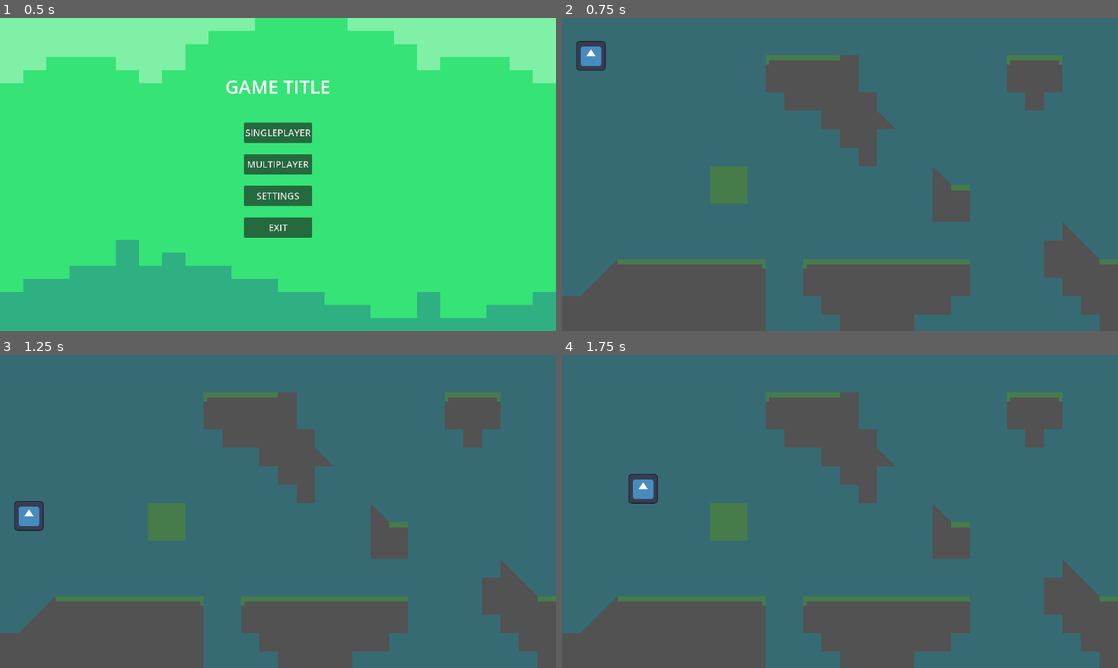
Above: before the commit, frames 1-4 (two rows, left to right).
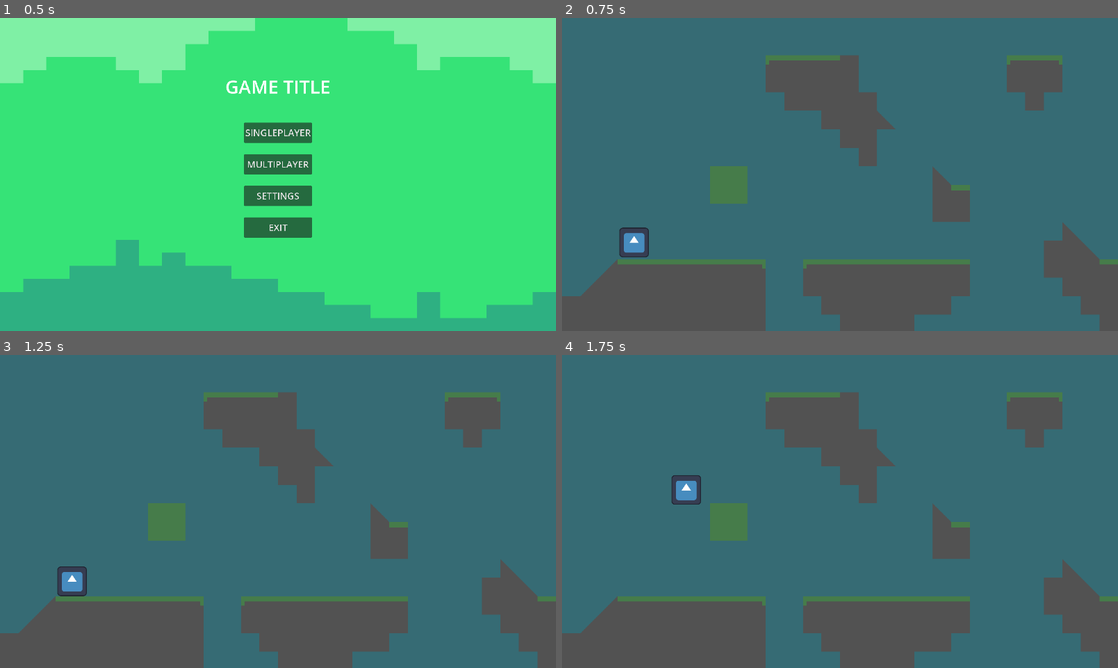
Above: after the commit, the same moments.

Repository: RealityGalaxy/Varis
Game: Godot game, scene res://scenes/main_menu.tscn
Same seed, same stepped clock (60 frames per second), same inputs: the game is played once before the commit and once after it. The engine's default icon, where the game draws it, is replaced by a stand-in: a white triangle on a blue panel in a dark square.
Inputs:
- Up to frame 1 (0.5 s): no input
- Up to frame 2 (0.75 s): click "SINGLEPLAYER" at 0.5 s
- Up to frame 3 (1.25 s): no input
- Up to frame 4 (1.75 s): hold Right (right) from 1.28 s (still down); tap Up (up) at 1.35, 1.52 s

Frame 1 is identical in both runs. In frame 2, 1.0% of the frame differs, in the area x 2-16%, y 7-77%; in frame 3, 1.0%; in frame 4, 1.0%.
Error after the commit: Parse Error: Identifier "Steam" not declared in the current scope. (res://scripts/Steam.gd:7)

Commit message:
VL-29 Improvements
Set steam script as global for expandability, added 2 spawn points for now and made hitting esc key take us back to main menu

Diff:
--- a/Varis/project.godot
+++ b/Varis/project.godot
@@ -14,6 +14,10 @@
 run/main_scene="res://scenes/main_menu.tscn"
 config/features=PackedStringArray("4.2", "Mobile")
 config/icon="res://icon.svg"
+
+[autoload]
+
+GlobalSteam="*res://scripts/Steam.gd"
 
 [display]
 
--- a/Varis/scenes/level.tscn
+++ b/Varis/scenes/level.tscn
@@ -61,6 +61,14 @@
 position = Vector2(2326, 225)
 scale = Vector2(10, 110)
 
+[node name="SpawnPoints" type="Node2D" parent="."]
+
+[node name="0" type="Node2D" parent="SpawnPoints" groups=["PlayerSpawnPoint"]]
+position = Vector2(249, 744)
+
+[node name="1" type="Node2D" parent="SpawnPoints" groups=["PlayerSpawnPoint"]]
+position = Vector2(1763, 637)
+
 [node name="MultiplayerSpawner" type="MultiplayerSpawner" parent="."]
 spawn_path = NodePath(".")
 script = ExtResource("3_lyedi")
--- a/Varis/scenes/multiplayerScreen.tscn
+++ b/Varis/scenes/multiplayerScreen.tscn
@@ -1,8 +1,7 @@
-[gd_scene load_steps=4 format=3 uid="uid://be6txqjmunieg"]
+[gd_scene load_steps=3 format=3 uid="uid://be6txqjmunieg"]
 
 [ext_resource type="Script" path="res://scripts/multiplayerScreen.gd" id="1_raoo1"]
 [ext_resource type="Texture2D" uid="uid://crdip2y5gklpt" path="res://graphics/placeholder/tile_0014.png" id="2_brpcw"]
-[ext_resource type="Script" path="res://scripts/Steam.gd" id="3_7ujq4"]
 
 [node name="multiplayerScreen" type="Node2D"]
 script = ExtResource("1_raoo1")
@@ -33,13 +32,6 @@
 
 [node name="Separator" type="Control" parent="MarginContainer/VBoxContainer"]
 layout_mode = 2
-
-[node name="Title" type="Label" parent="MarginContainer/VBoxContainer"]
-layout_mode = 2
-theme_override_font_sizes/font_size = 64
-text = "GAME TITLE"
-horizontal_alignment = 1
-vertical_alignment = 1
 
 [node name="HBoxContainer" type="HBoxContainer" parent="MarginContainer"]
 layout_mode = 2
@@ -85,9 +77,6 @@
 [node name="Lobbies" type="VBoxContainer" parent="MarginContainer/PopupPanel/LobbyScrollContainer"]
 layout_mode = 2
 
-[node name="Steam" type="Node" parent="."]
-script = ExtResource("3_7ujq4")
-
 [node name="MultiplayerSpawner" type="MultiplayerSpawner" parent="."]
 spawn_path = NodePath("..")
 spawn_limit = 6
--- a/Varis/scripts/MultiplayerSpawner.gd
+++ b/Varis/scripts/MultiplayerSpawner.gd
@@ -2,19 +2,34 @@
 
 @export var playerScene : PackedScene
 # Called when the node enters the scene tree for the first time.
+var index = 0
 func _ready():
 	spawn_function = spawnPlayer
 	if is_multiplayer_authority():
 		spawn(1)
+
 		multiplayer.peer_connected.connect(spawn)
 		multiplayer.peer_disconnected.connect(removePlayer)
 
 var players = {}
 
 func spawnPlayer(data):
+
+
 	var player = playerScene.instantiate()
+
+	for spawnpoint in get_tree().get_nodes_in_group("PlayerSpawnPoint"):
+		if spawnpoint.name == str(index):
+			player.global_position = spawnpoint.global_position
+	index += 1;
+
 	player.set_multiplayer_authority(data)
 	players[data] = player
+
+
+
+
+
 	return player
 
 func removePlayer(data):
--- a/Varis/scripts/Steam.gd
+++ b/Varis/scripts/Steam.gd
@@ -11,7 +11,6 @@
 func _process(delta):
 	Steam.run_callbacks()
 
-
 func _input(event):
 		if Input.is_action_just_pressed("esc"):
-			get_tree().quit()
+			get_tree().change_scene_to_file("res://scenes/main_menu.tscn")
--- a/Varis/scripts/multiplayerScreen.gd
+++ b/Varis/scripts/multiplayerScreen.gd
@@ -19,8 +19,8 @@
 	peer.create_lobby(SteamMultiplayerPeer.LOBBY_TYPE_PUBLIC)
 	multiplayer.multiplayer_peer = peer
 	multiplayerSpawner.spawn("res://scenes/level.tscn")
-	$Background.hide()
-	$MarginContainer.hide()
+	$Background.queue_free()
+	$MarginContainer.queue_free()
 
 
 func _on_lobby_created(connect, id):
@@ -35,9 +35,9 @@
 	peer.connect_lobby(id)
 	multiplayer.multiplayer_peer = peer
 	lobby_id = id
-	$Background.hide()
-	$MarginContainer.hide()
-	$MarginContainer/PopupPanel.hide()
+	$Background.queue_free()
+	$MarginContainer.queue_free()
+	$MarginContainer/PopupPanel.queue_free()
 
 
 func open_lobby_list():
@@ -53,7 +53,7 @@
 
 		if lobby_name == "godlobby":
 			var button = Button.new()
-			button.set_text(str(lobby_name, "| Player Count: ", player_count))
+			button.set_text(str(lobby_name, "| Players: ", player_count))
 			button.set_size(Vector2(100, 5))
 			button.connect("pressed", Callable(self, "join_lobby").bind(lobby))
 			$MarginContainer/PopupPanel/LobbyScrollContainer/Lobbies.add_child(button)
